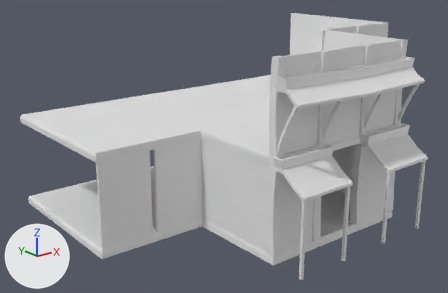
One commit to the glTF model maps/seitung/meshes/house.glb: the scene before it, then after it.
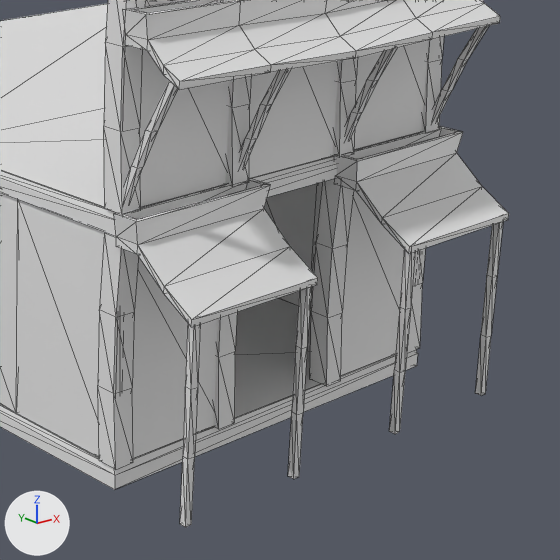
Each version is shown whole from a 50 mm lens placed at (-15.29, -18.58, 9.27), pointed at (-1.15, -0.91, 2.2), then close up on the part from 51% to 100% of the width and 25% to 100% of the height. Arrows for +X, +Y and +Z are at lower left; the lights stay in place. The close-ups show mesh edges as thin lines.
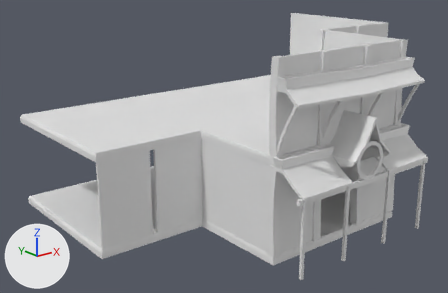
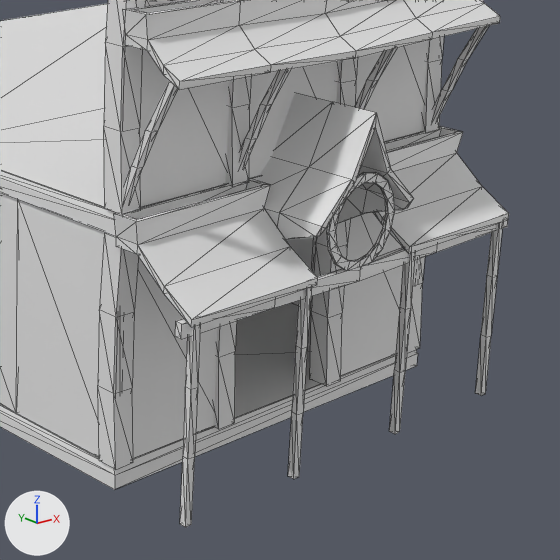
Patch to the scene script:
```diff
--- a/maps/seitung/meshes/house.glb.py
+++ b/maps/seitung/meshes/house.glb.py
@@ me_cube_006 @@
+me_cube_006.from_pydata(...)  # 20 vertices, 36 faces; spans x -3.16..3.16, y -0.05..0.05, z -0.13..0.09
+me_cube_006.materials.append(mat_mat_placeholder)  # white #e7e7e7
@@ me_circle @@
+me_circle.from_pydata(...)  # 64 vertices, 128 faces; spans x -0.638..0.638, y -0.019..0.019, z -0.638..0.638
+me_circle.materials.append(mat_mat_placeholder)  # white #e7e7e7
@@ me_plane_001 @@
+me_plane_001.from_pydata(...)  # 42 vertices, 80 faces; spans x -0.89..0.89, y -0.67..0.68, z -2.01..0.0
+me_plane_001.materials.append(mat_mat_placeholder)  # white #e7e7e7
@@ ob_cube_046 @@
+ob_cube_046 = bpy.data.objects.new('Cube.046', me_cube_006)
+ob_cube_046.location = (0.0, -6.88, 2.33)
@@ ob_circle @@
+ob_circle = bpy.data.objects.new('Circle', me_circle)
+ob_circle.location = (0.0, -6.88, 2.97)
@@ ob_plane @@
+ob_plane = bpy.data.objects.new('Plane', me_plane_001)
+ob_plane.location = (0.0, -6.32, 4.39)
```

Boxes [x1, y1, x2, y2] around the edits, measured in the close-ups (560 x 560 px):
'Plane', added
    after: [258, 93, 413, 240]
'Cube.046', added
    after: [175, 220, 508, 339]
'Circle', added
    after: [326, 172, 395, 270]
'Cube.010', unchanged, covered by the edit
    before: [264, 183, 317, 306]
    after: [286, 237, 314, 306]
